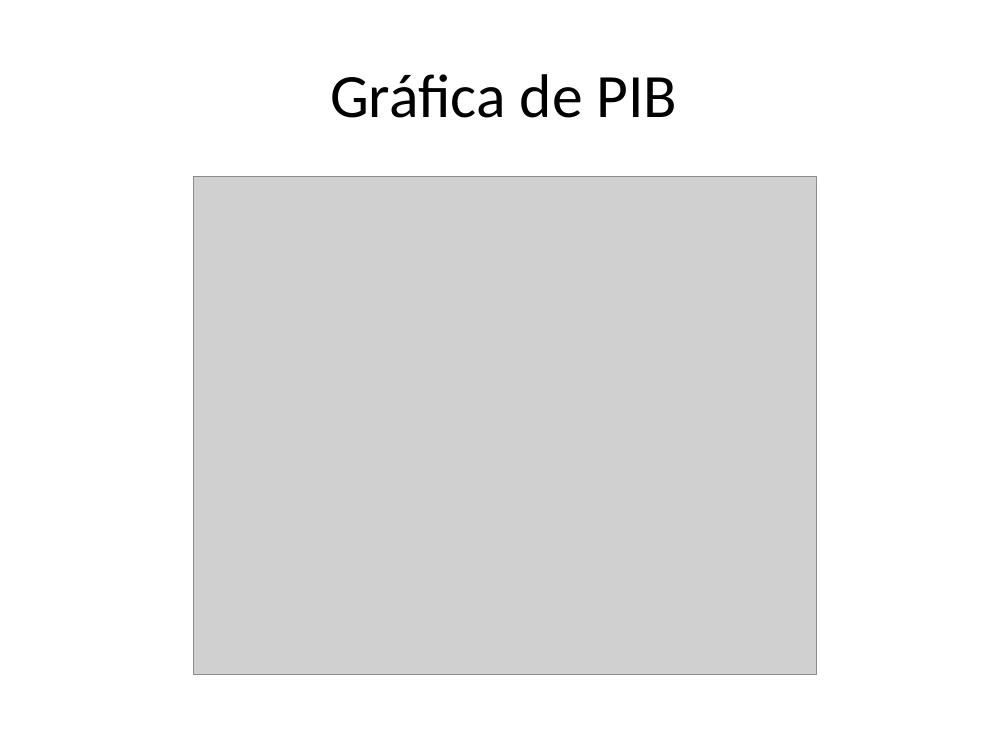
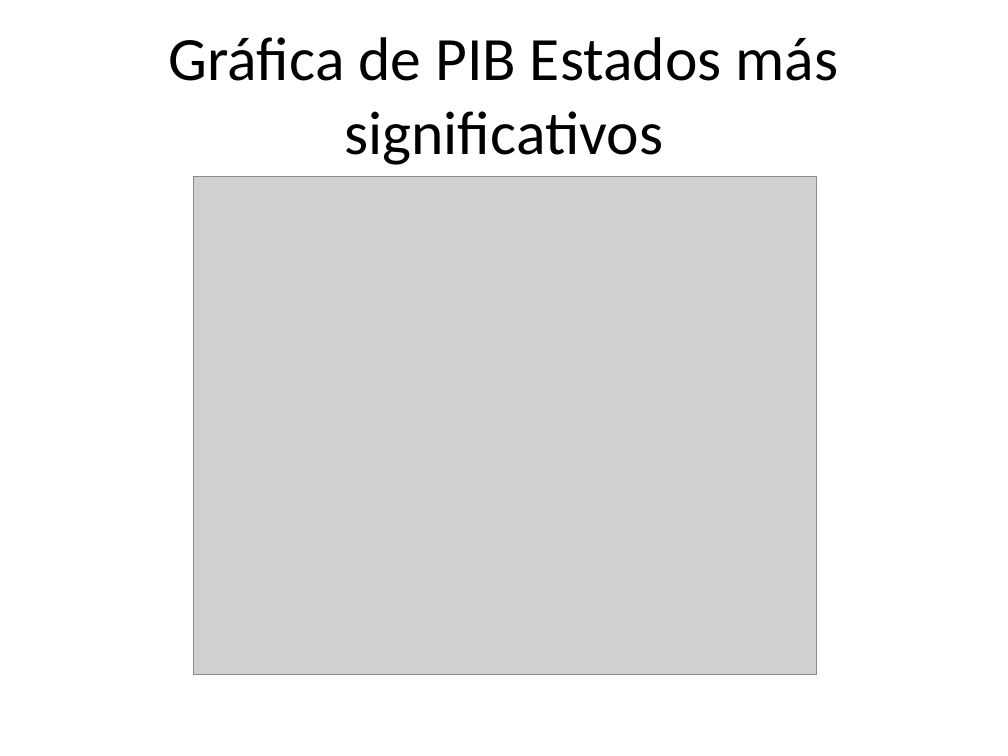
Before and after one commit to ITESO-PAP4J09-Ciencia-de-datos/COVID19, a slide deck: slide 4 of INDICADORES_MACROECONOMICOS/José/Presentación.pptx (slide 5 before the commit). Drawn at 1008x756 pixels with LibreOffice and Linux fonts; fonts in the diff are those of the drawing; grey boxes stand for pictures. Boxes give left, top, right and bottom in pixels: in the first picture for what was removed or moved away, otherwise in the second. Text is boxed around its words. In the diff, an @@ line names an element or a change of style, - is before the commit and + after.

```diff
--- a/INDICADORES_MACROECONOMICOS/José/Presentación.pptx
+++ b/INDICADORES_MACROECONOMICOS/José/Presentación.pptx
@@ title at box(169, 37, 839, 165): text changed @@
-Gráfica de PIB
+Gráfica de PIB Estados más significativos
```
Also in this commit, not shown: 1 slide added, 3 slides removed, 8 other files.
